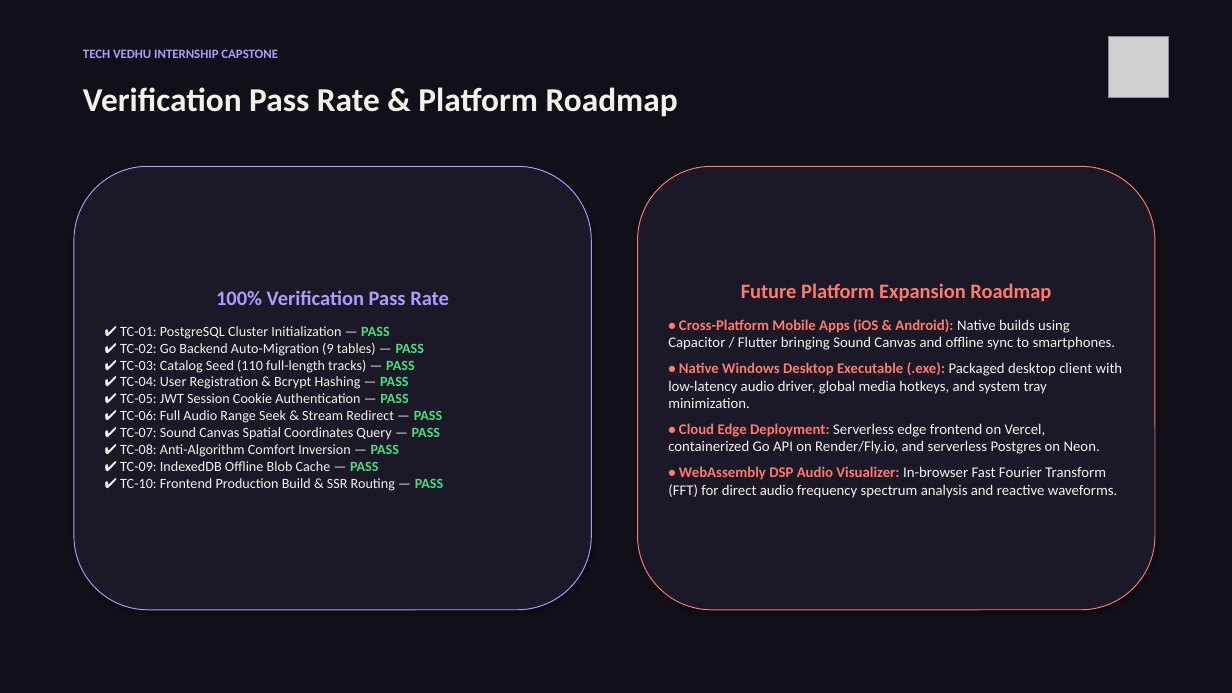
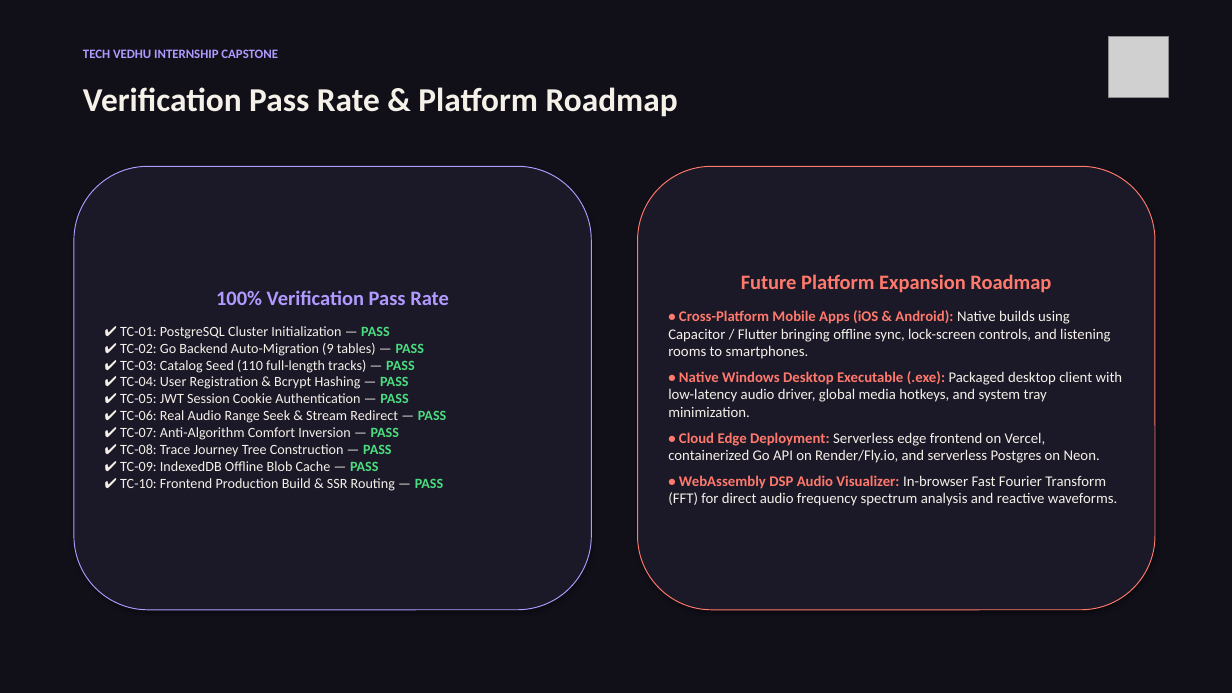
Before and after one commit to Dharsh606/DIVERGE, a slide deck: slide 11 of docs/presentation.pptx. Drawn at 1232x693 pixels with LibreOffice and Linux fonts; fonts in the diff are those of the drawing; grey boxes stand for pictures. Boxes give left, top, right and bottom in pixels: in the first picture for what was removed or moved away, otherwise in the second. Text is boxed around its words. In the diff, an @@ line names an element or a change of style, - is before the commit and + after.

Commit message:
fix: restore real songs streaming, add profile and auth routes, remove sound canvas from all documentation

```diff
--- a/docs/presentation.pptx
+++ b/docs/presentation.pptx
@@ text in rounded rectangle at [668, 310, 1110, 359]: text changed @@
-• Cross-Platform Mobile Apps (iOS & Android): Native builds using Capacitor / Flutter bringing Sound Canvas and offline sync to smartphones.
+• Cross-Platform Mobile Apps (iOS & Android): Native builds using Capacitor / Flutter bringing offline sync, lock-screen controls, and listening rooms to smartphones.
@@ text in rounded rectangle at [120, 410, 446, 456]: text changed @@
-✔ TC-06: Full Audio Range Seek & Stream Redirect — PASS
-✔ TC-07: Sound Canvas Spatial Coordinates Query — PASS
-✔ TC-08: Anti-Algorithm Comfort Inversion — PASS
+✔ TC-06: Real Audio Range Seek & Stream Redirect — PASS
+✔ TC-07: Anti-Algorithm Comfort Inversion — PASS
+✔ TC-08: Trace Journey Tree Construction — PASS
```
Also in this commit, not shown: 2 other slides changed, 11 other files.
